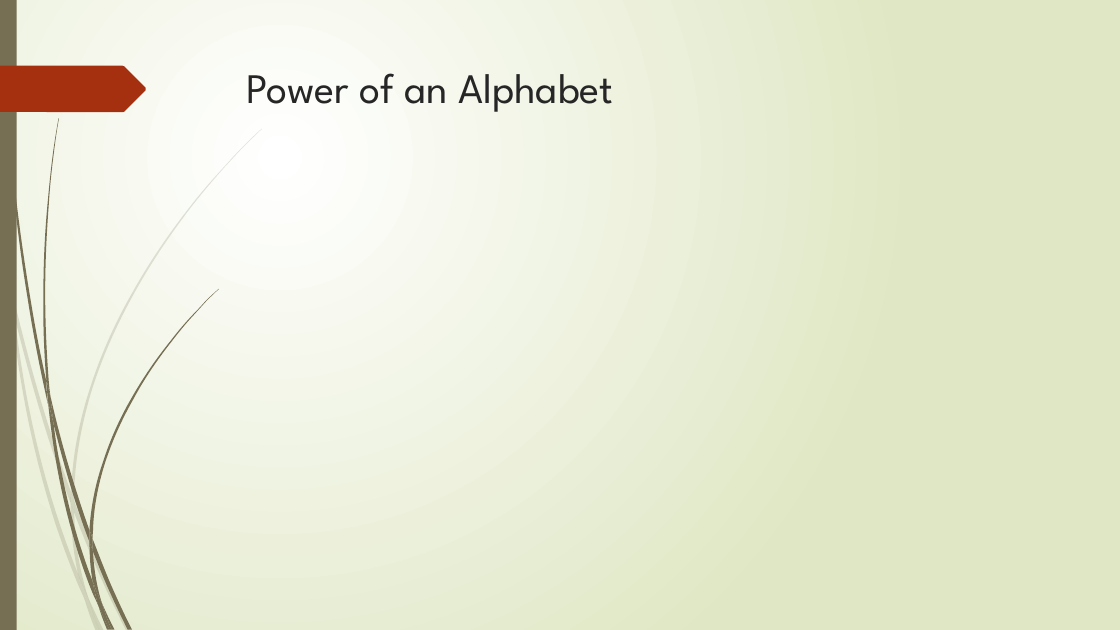
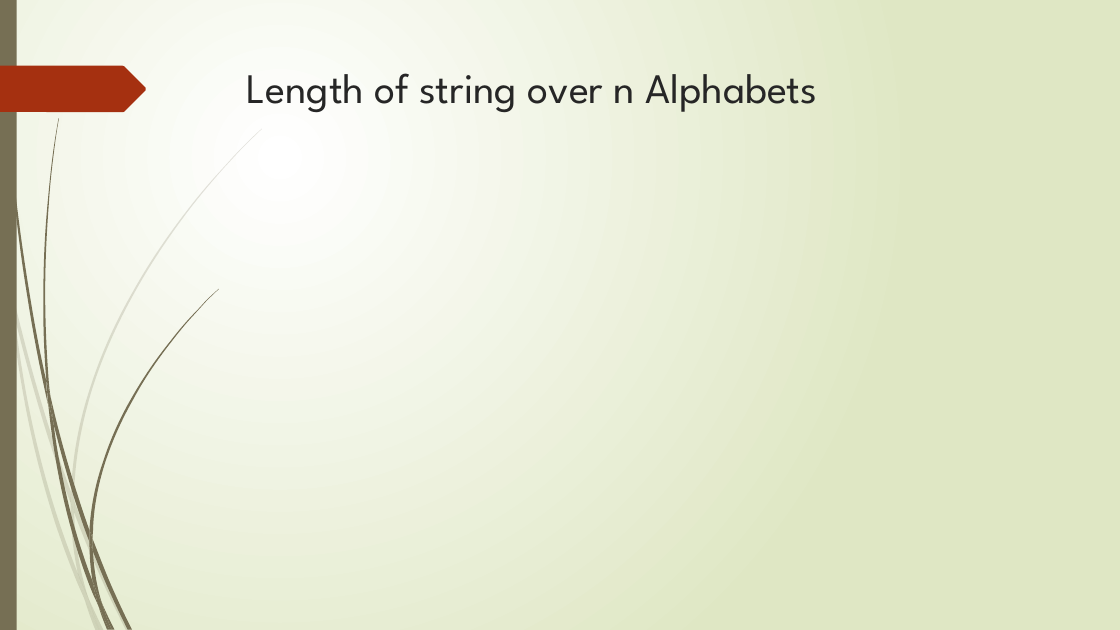
Before and after one commit to Federal-Urdu-University/Theory-of-Automata, a slide deck: slide 16 of Chap-1.pptx. Drawn at 1120x630 pixels with LibreOffice and Linux fonts; fonts in the diff are those of the drawing; grey boxes stand for pictures. Boxes give left, top, right and bottom in pixels: in the first picture for what was removed or moved away, otherwise in the second. Text is boxed around its words. In the diff, an @@ line names an element or a change of style, - is before the commit and + after.

```diff
--- a/Chap-1.pptx
+++ b/Chap-1.pptx
@@ title at (x1=247, y1=73, x2=817, y2=113): text changed @@
-Power of an Alphabet
+Length of string over n Alphabets
```
Also in this commit, not shown: 5 other slides changed, 1 slide added, 3 other files.
